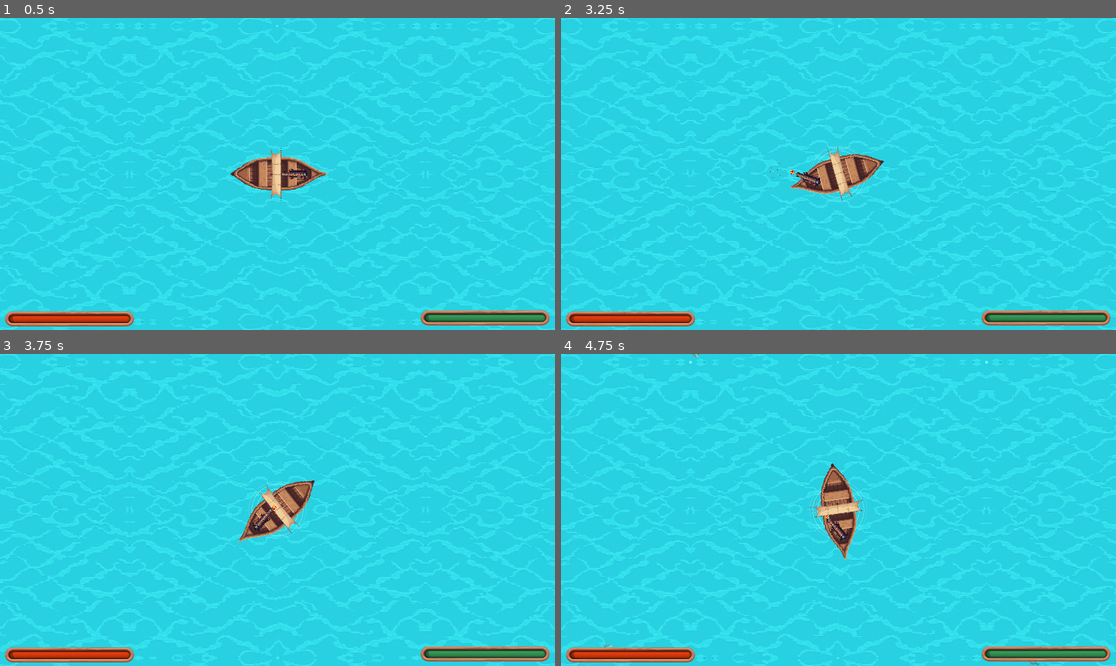
Above: before the commit, frames 1-4 (two rows, left to right).
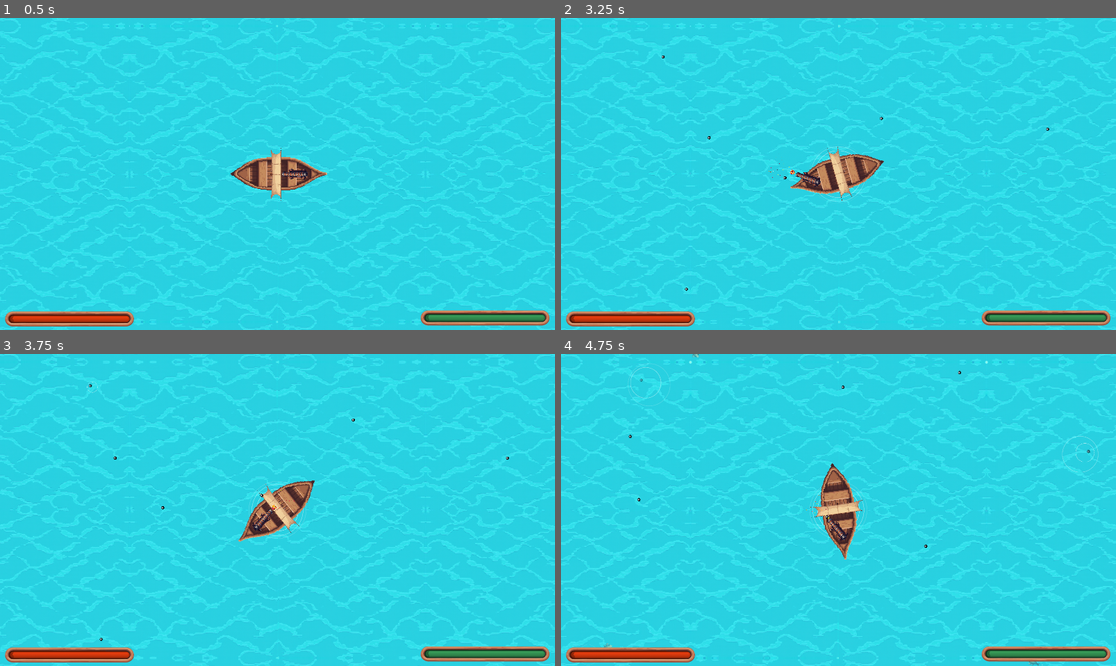
Above: after the commit, the same moments.

Repository: HephaistosForge/OceanDreamer
Game: Godot game, scene res://levels/main.tscn
The game is run twice, just before and just after one commit, with the same random seed, the same clock (stepped at 60 frames per second) and the same inputs. Sound files missing from this copy of the repository are replaced by a short silence.
Inputs (mouse positions are in pixels of both pictures, inside the frame that each line leads up to):
- Up to frame 1 (0.5 s): no input
- Up to frame 2 (3.25 s): move the mouse to (960, 158) at 0.52 s; hold D (turn_right) 0.53-1.25 s; hold Space (shoot) 0.53-1.25 s; click (960, 158) at 0.67 s; drag from (727, 189) to (810, 236) at 1.27 s; move the mouse to (894, 105) at 2.02 s; hold D (turn_right) 2.03-2.75 s; hold Space (shoot) 2.03-2.75 s; drag from (810, 236) to (672, 127) at 2.77 s
- Up to frame 3 (3.75 s): move the mouse to (444, 556) at 3.52 s; hold A (turn_left) from 3.53 s (still down); hold Space (shoot) from 3.53 s (still down)
- Up to frame 4 (4.75 s): release A (turn_left) at 4.25 s; release Space (shoot) at 4.25 s; drag from (672, 463) to (755, 432) at 4.27 s

Frame 1 is identical in both runs. In frame 2, less than 0.1% of the frame differs, in the area x 18-88%, y 12-88%; in frame 3, less than 0.1%; in frame 4, 0.2%, in the area x 12-97%, y 3-63%.

Commit message:
fix spray_count==1

Diff:
--- a/entities/weapons/cannon.gd
+++ b/entities/weapons/cannon.gd
@@ -85,6 +85,8 @@
 		await get_tree().create_timer(burst_delay).timeout
 
 func get_spray_angle(spray: int):
+	if spray_count == 1:
+		return global_rotation
 	var range = deg_to_rad(min(75.0, spray_count / 2.0 * 15))
 	var ratio = spray / float(spray_count-1)
 	return global_rotation - range + range * 2 * ratio
